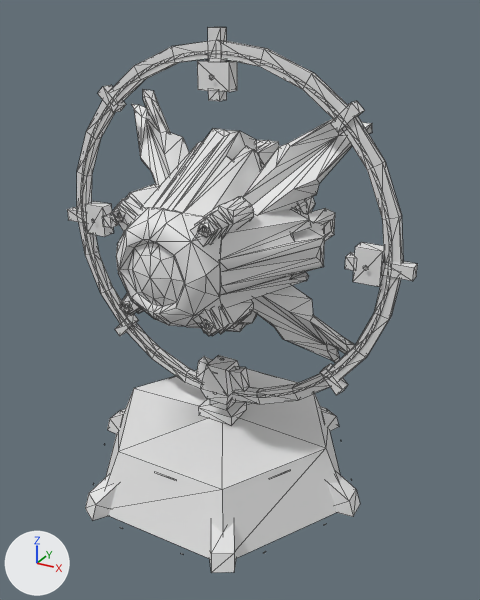
The FBX model src/addons/no_mans_sky_base_builder/models/exotic_decorations/SWARM_TROPHY_G.fbx as it was, and as the next commit left it.
One viewpoint serves both versions: a camera (50 mm lens) standing at (3.66, -8.23, 5.6) and looking at (0.19, -1.92, 2.45). The lights are fixed; the arrows at lower left show +X, +Y and +Z. The picture after the commit comes second. Mesh edges are drawn as thin lines. Where no turn or scale is listed for an object, it has been applied to the vertices. Vertices at exactly the same position are counted once.

Script lines for the objects in view, before the commit:
```python
me_swarm_trophy_gmesh = bpy.data.meshes.new('SWARM_TROPHY_GMesh')
me_swarm_trophy_gmesh.from_pydata(...)  # 1614 vertices, 2308 faces; spans x -2.22..2.22, y -3.69..-0.05, z 0.08..5.43
ob_swarm_trophy_g = bpy.data.objects.new('SWARM_TROPHY_G', me_swarm_trophy_gmesh)
ob_swarm_trophy_g.location = (0.0, 0.0, 0.0)
```
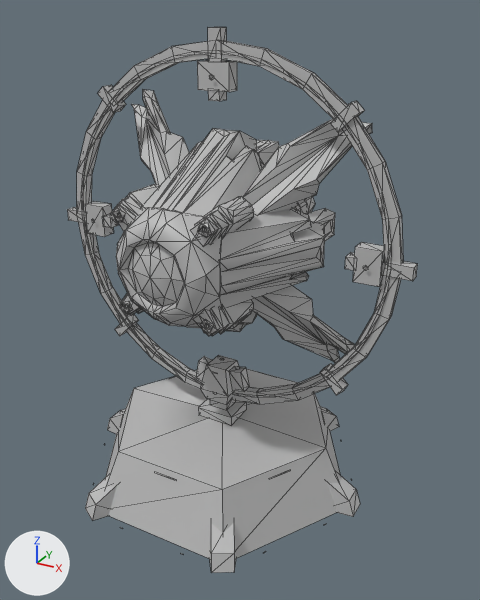
The newer file is also rescaled (x0.01) as a whole; pictures and numbers use the older file's frame.

Boxes (x1, y1, x2, y2) around the edits, measured in the pictures (480 x 600 px):
part 1 of me_swarm_trophy_gmesh, reshaped
    before: (81, 51, 392, 398)
    after: (81, 51, 392, 397)
part 2 of me_swarm_trophy_gmesh, recoloured (white to grey)
    both: (67, 27, 418, 573)

The change, as a list of edits to the scene's bpy script:
```text
Add mat_lambert1:
    mat_lambert1 = principled_material('lambert1')
    mat_lambert1.base_color = (0.5, 0.5, 0.5)  # grey #bcbcbc
Change me_swarm_trophy_gmesh:
    used by ob_swarm_trophy_g; location = (0.0, 0.0, 0.0)
    remove me_swarm_trophy_gmesh.from_pydata(...)  # 1614 vertices, 2308 faces; spans x -2.22..2.22, y -3.69..-0.05, z 0.08..5.43
    add me_swarm_trophy_gmesh.from_pydata(...)  # 1422 vertices, 2116 faces; spans x -2.22..2.22, y -3.69..-0.05, z 0.08..5.43
    me_swarm_trophy_gmesh part 1
    192 vertices are removed from x -1.99..1.99, y -2.07..-1.97, z 1.23..5.21
    384 faces are deleted
    192 new faces join them
    me_swarm_trophy_gmesh part 2: 1924 faces spanning x -2.22..2.22, y -3.69..-0.05, z 0.08..5.43 switch from no material to mat_lambert1 (grey #bcbcbc)
```
